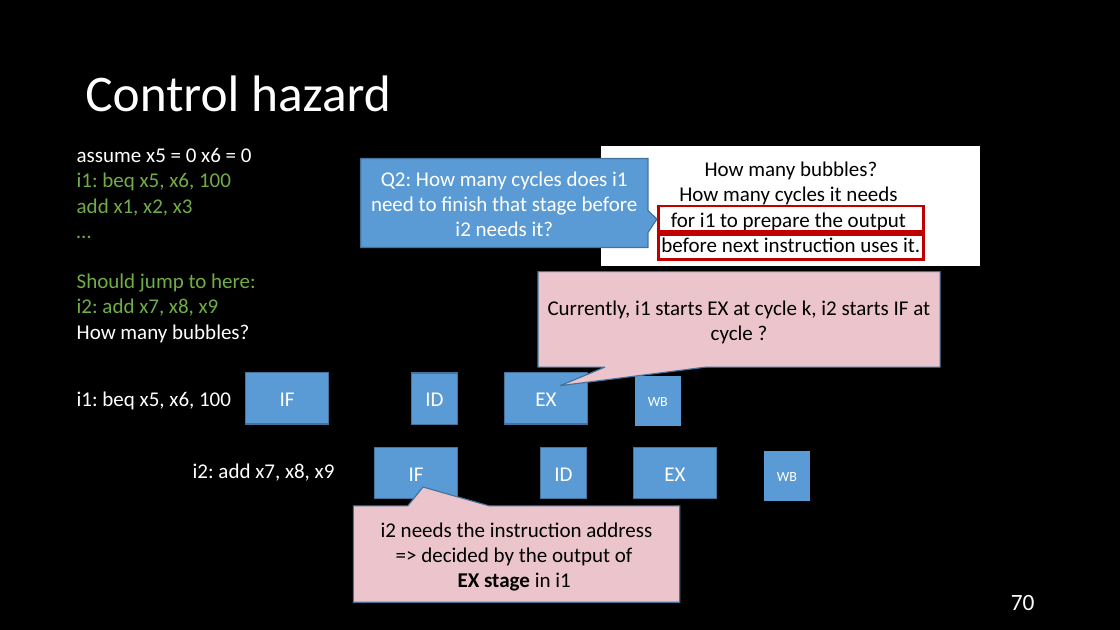
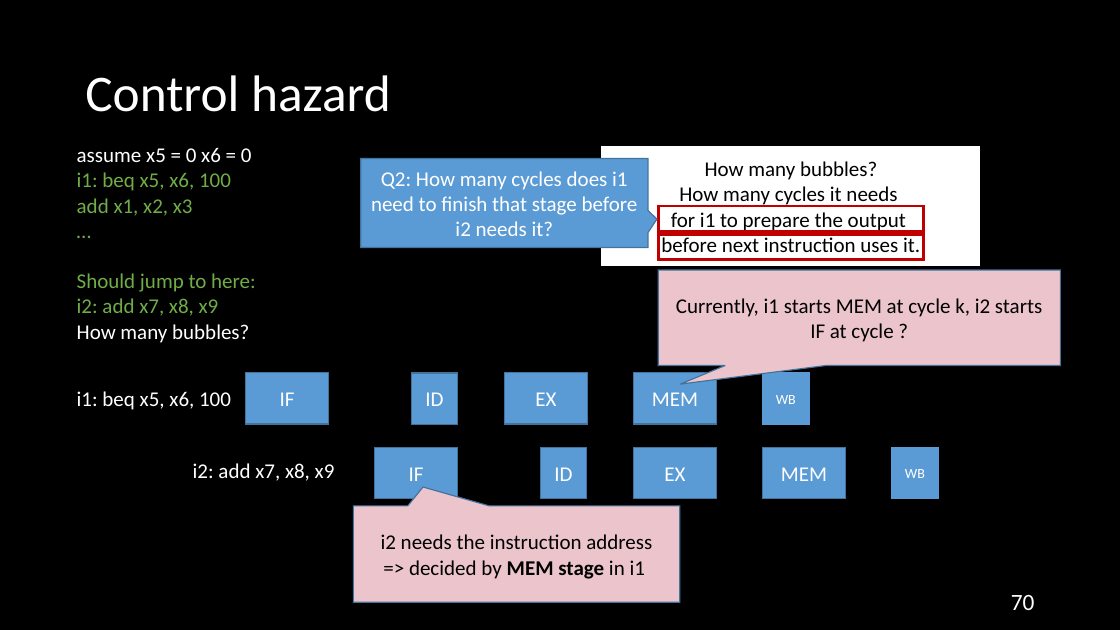
Before and after one commit to NYU-CSO/nyu-cso.github.io, a slide deck: slide 70 of rec-notes/r14.pptx. Drawn at 1120x630 pixels with LibreOffice and Linux fonts; fonts in the diff are those of the drawing. Boxes give left, top, right and bottom in pixels: in the first picture for what was removed or moved away, otherwise in the second. Text is boxed around its words. In the diff, an @@ line names an element or a change of style, - is before the commit and + after.

```diff
--- a/rec-notes/r14.pptx
+++ b/rec-notes/r14.pptx
@@ speech box "Currently, i1 starts MEM at ...": place and size @@
-speech box "Currently, i1 starts MEM at ..." at (538,271,940,367)
+speech box "Currently, i1 starts MEM at ..." at (659,271,1061,366)
@@ text in speech box at (676,298,1042,342): text changed @@
-Currently, i1 starts EX at cycle k, i2 starts IF at cycle ?
+Currently, i1 starts MEM at cycle k, i2 starts IF at cycle ?
@@ rectangle added at (634,373,717,424), fill #5B9BD5, outline #43739E 1 pt, 18 pt, text #FFFFFF @@
+MEM
@@ rectangle "WB" at (763,373,809,424): outline #000000 1 pt to #5B9BD5 1 pt @@
@@ rectangle "WB": place and size @@
-rectangle "WB" at (634,376,681,427)
+rectangle "WB" at (763,373,809,424)
@@ rectangle added at (763,447,846,498), fill #5B9BD5, outline #43739E 1 pt, 18 pt, text #FFFFFF @@
+MEM
@@ rectangle "WB": place and size @@
-rectangle "WB" at (764,450,810,502)
+rectangle "WB" at (892,448,939,499)
@@ rectangle "WB" at (892,448,939,499): outline #000000 1 pt to #5B9BD5 1 pt @@
@@ text in speech box at (409,560,645,579): text changed @@
-=> decided by the output of
-EX stage in i1
+=> decided by MEM stage in i1
```
Also in this commit, not shown: 11 other slides changed, 1 other file.
